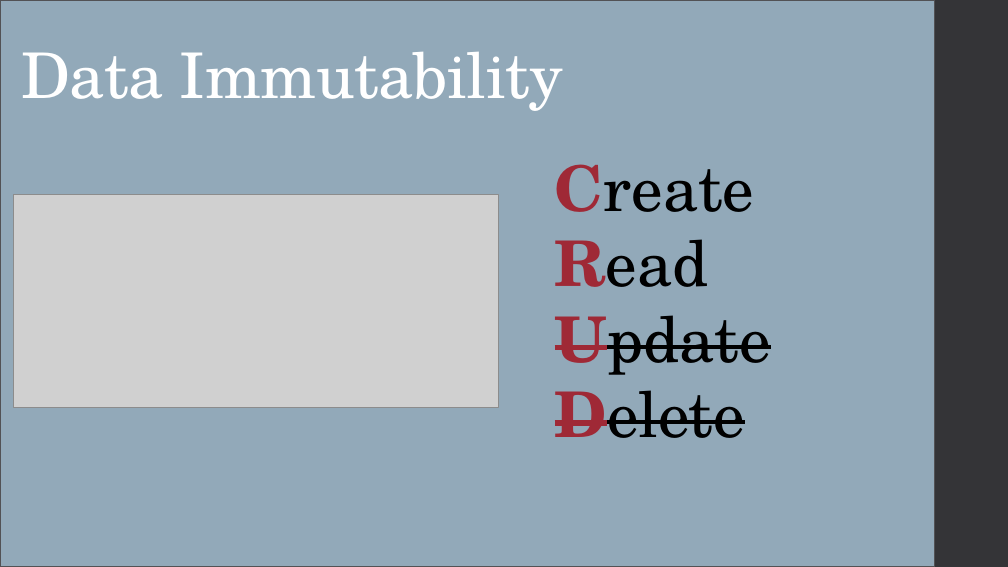
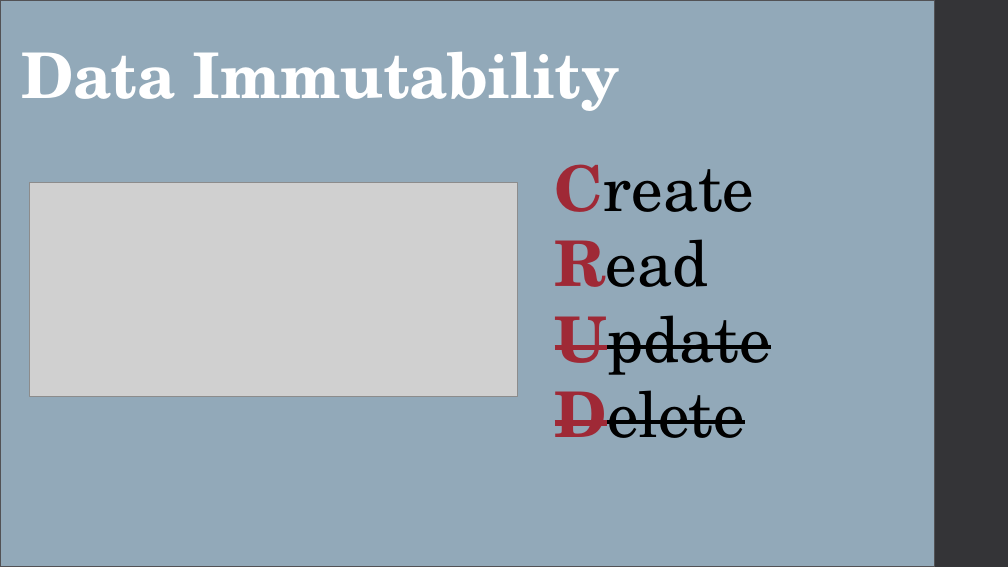
Before and after one commit to CaitieM20/DotNetConf, a slide deck: slide 28 of Patterns & Best Practices For Moving From RDBMS to Azure Storage.pptx. Drawn at 1008x567 pixels with LibreOffice and Linux fonts; fonts in the diff are those of the drawing; grey boxes stand for pictures. Boxes give left, top, right and bottom in pixels: in the first picture for what was removed or moved away, otherwise in the second. Text is boxed around its words. In the diff, an @@ line names an element or a change of style, - is before the commit and + after.

```diff
--- a/Patterns & Best Practices For Moving From RDBMS to Azure Storage.pptx
+++ b/Patterns & Best Practices For Moving From RDBMS to Azure Storage.pptx
@@ text "Data Immutability" at <box>21,51,620,111</box>: bold on @@
@@ picture: place and size @@
-picture at <box>14,194,499,408</box>
+picture at <box>29,182,517,396</box>
```
Also in this commit, not shown: 25 other slides changed, 1 slide added, 1 slide removed.
